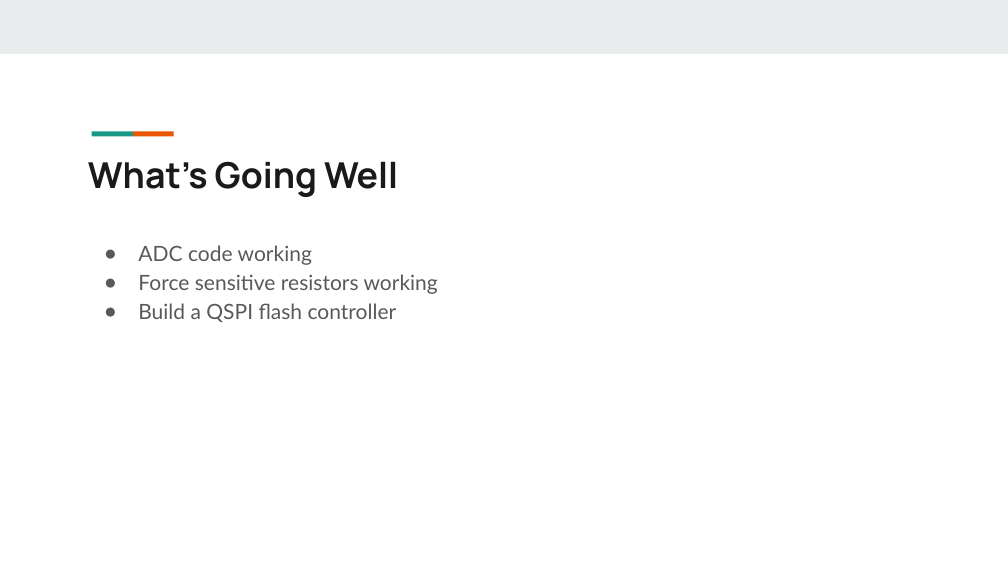
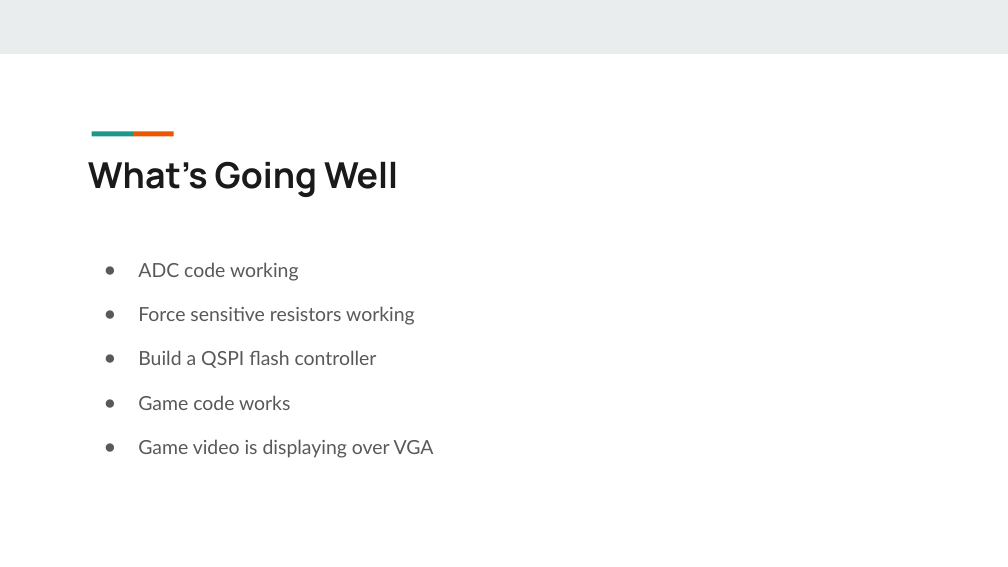
Before and after one commit to xu842251462/EC551_FinalProject, a slide deck: slide 10 of Presentations/EC551SecondProjectPresentation.pptx. Drawn at 1008x567 pixels with LibreOffice and Linux fonts; fonts in the diff are those of the drawing. Boxes give left, top, right and bottom in pixels: in the first picture for what was removed or moved away, otherwise in the second. Text is boxed around its words. In the diff, an @@ line names an element or a change of style, - is before the commit and + after.

```diff
--- a/Presentations/EC551SecondProjectPresentation.pptx
+++ b/Presentations/EC551SecondProjectPresentation.pptx
@@ text at (x1=138, y1=262, x2=415, y2=368): size 20 to 18.5 pt in "ADC code working", "Force sensitive resistors working", "Build a QSPI flash controller"; line spacing 1.15 to 1.9 @@
@@ text at (x1=138, y1=395, x2=434, y2=458): paragraphs added @@
+● Game code works
+● Game video is displaying over VGA
```
Also in this commit, not shown: 6 other slides changed.
